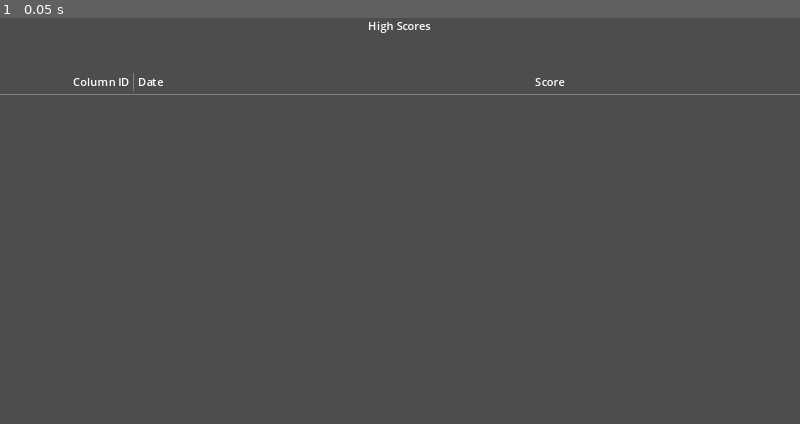
Above: before the commit, frame 1.
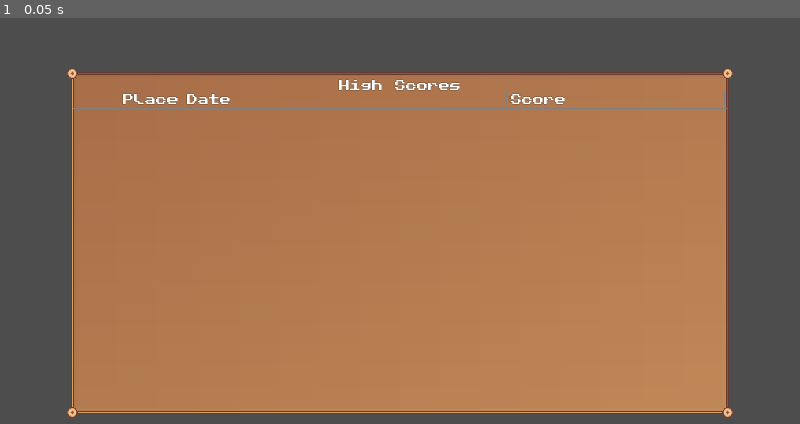
Above: after the commit, the same moment.

Repository: Seblis/They-won-t-survive
Game: Godot game, scene res://levels/scores_screen/high_score_table.tscn
Same seed, same stepped clock (60 frames per second), same inputs: the game is played once before the commit and once after it. This scene is started directly instead of the project's main scene.
Inputs:
- Up to frame 1 (0.05 s): no input

The runs differ from the first frame. In frame 1, 69% of the frame differs, in the area x 0-100%, y 0-99%.

Commit message:
High score table background and layout improved

Diff:
--- /dev/null
+++ b/assets/fonts/styles/high_score_table.tres
@@ -0,0 +1,8 @@
+[gd_resource type="LabelSettings" load_steps=2 format=3 uid="uid://bn6w3soe7wukn"]
+
+[ext_resource type="FontFile" uid="uid://dj731tie8fq6k" path="res://assets/fonts/PublicPixel-z84yD.ttf" id="1_75vvc"]
+
+[resource]
+font = ExtResource("1_75vvc")
+outline_size = 1
+outline_color = Color(0, 0, 0, 1)
--- a/levels/scores_screen/high_score_table.gd
+++ b/levels/scores_screen/high_score_table.gd
@@ -3,7 +3,7 @@
 
 const TABLE_ROW: PackedScene = preload("res://levels/scores_screen/table_row.tscn")
 
-@onready var table_rows = $TableMargins/TableRowMargins/TableRows
+@onready var table_rows = $TableMargins/VBoxContainer/TableRowMargins/TableRows
 var entry_list: HighScoreList
 
 # Called when the node enters the scene tree for the first time.
--- a/levels/scores_screen/high_score_table.tscn
+++ b/levels/scores_screen/high_score_table.tscn
@@ -1,8 +1,9 @@
-[gd_scene load_steps=4 format=3 uid="uid://dee25xaf0o4om"]
+[gd_scene load_steps=5 format=3 uid="uid://dee25xaf0o4om"]
 
 [ext_resource type="Script" path="res://levels/scores_screen/high_score_table.gd" id="1_426rr"]
 [ext_resource type="PackedScene" uid="uid://dp3pwifub2y1u" path="res://levels/scores_screen/table_frame.tscn" id="2_uxowo"]
 [ext_resource type="PackedScene" uid="uid://1qnfcy56dtqc" path="res://levels/scores_screen/table_row.tscn" id="3_atum8"]
+[ext_resource type="LabelSettings" uid="uid://bn6w3soe7wukn" path="res://assets/fonts/styles/high_score_table.tres" id="3_ihb24"]
 
 [node name="HighScoreTable" type="Control"]
 layout_mode = 3
@@ -20,28 +21,41 @@
 anchor_bottom = 1.0
 grow_horizontal = 2
 grow_vertical = 2
+theme_override_constants/margin_left = 96
+theme_override_constants/margin_top = 72
+theme_override_constants/margin_right = 96
+theme_override_constants/margin_bottom = 72
 
 [node name="TableFrame" parent="TableMargins" instance=ExtResource("2_uxowo")]
 layout_mode = 2
 
-[node name="TableTitle" type="Label" parent="TableMargins"]
+[node name="VBoxContainer" type="VBoxContainer" parent="TableMargins"]
+layout_mode = 2
+
+[node name="TitleMargin" type="MarginContainer" parent="TableMargins/VBoxContainer"]
+layout_mode = 2
+theme_override_constants/margin_top = 16
+
+[node name="TableTitle" type="Label" parent="TableMargins/VBoxContainer/TitleMargin"]
 layout_mode = 2
 size_flags_vertical = 0
 text = "High Scores"
+label_settings = ExtResource("3_ihb24")
 horizontal_alignment = 1
 
-[node name="TableRowMargins" type="MarginContainer" parent="TableMargins"]
+[node name="TableRowMargins" type="MarginContainer" parent="TableMargins/VBoxContainer"]
 layout_mode = 2
-theme_override_constants/margin_top = 80
+theme_override_constants/margin_left = 10
+theme_override_constants/margin_right = 10
 
-[node name="TableRows" type="VBoxContainer" parent="TableMargins/TableRowMargins"]
+[node name="TableRows" type="VBoxContainer" parent="TableMargins/VBoxContainer/TableRowMargins"]
 layout_mode = 2
 
-[node name="Header" parent="TableMargins/TableRowMargins/TableRows" instance=ExtResource("3_atum8")]
+[node name="Header" parent="TableMargins/VBoxContainer/TableRowMargins/TableRows" instance=ExtResource("3_atum8")]
 layout_mode = 2
-default_column_id = "Column ID"
+default_column_id = "Place"
 default_datetime = "Date"
 default_score = "Score"
 
-[node name="Separator" type="HSeparator" parent="TableMargins/TableRowMargins/TableRows"]
+[node name="Separator" type="HSeparator" parent="TableMargins/VBoxContainer/TableRowMargins/TableRows"]
 layout_mode = 2
--- a/levels/scores_screen/table_frame.tscn
+++ b/levels/scores_screen/table_frame.tscn
@@ -1,4 +1,6 @@
-[gd_scene format=3 uid="uid://dp3pwifub2y1u"]
+[gd_scene load_steps=2 format=3 uid="uid://dp3pwifub2y1u"]
+
+[ext_resource type="Texture2D" uid="uid://4ktabiw7tgt3" path="res://assets/sprites/table_border.png" id="1_7lg0h"]
 
 [node name="TableFrame" type="Control"]
 layout_mode = 3
@@ -15,13 +17,15 @@
 anchor_bottom = 1.0
 grow_horizontal = 2
 grow_vertical = 2
-theme_override_constants/margin_left = 96
-theme_override_constants/margin_top = 72
-theme_override_constants/margin_right = 96
-theme_override_constants/margin_bottom = 72
 
-[node name="TableBackground" type="TextureRect" parent="TableBackgroundMargins"]
+[node name="TableBackground" type="NinePatchRect" parent="TableBackgroundMargins"]
 layout_mode = 2
+texture = ExtResource("1_7lg0h")
+region_rect = Rect2(0, 0, 48, 48)
+patch_margin_left = 16
+patch_margin_top = 16
+patch_margin_right = 16
+patch_margin_bottom = 16
 
 [node name="TableTitle" type="TextureRect" parent="."]
 layout_mode = 1
--- a/levels/scores_screen/table_row.tscn
+++ b/levels/scores_screen/table_row.tscn
@@ -1,6 +1,7 @@
-[gd_scene load_steps=2 format=3 uid="uid://1qnfcy56dtqc"]
+[gd_scene load_steps=3 format=3 uid="uid://1qnfcy56dtqc"]
 
 [ext_resource type="Script" path="res://levels/scores_screen/table_row.gd" id="1_ep6dw"]
+[ext_resource type="LabelSettings" uid="uid://bn6w3soe7wukn" path="res://assets/fonts/styles/high_score_table.tres" id="2_2knrv"]
 
 [node name="TableRow" type="HBoxContainer"]
 script = ExtResource("1_ep6dw")
@@ -9,6 +10,7 @@
 layout_mode = 2
 size_flags_horizontal = 3
 size_flags_vertical = 1
+label_settings = ExtResource("2_2knrv")
 horizontal_alignment = 2
 
 [node name="VSeparator1" type="VSeparator" parent="."]
@@ -19,6 +21,7 @@
 size_flags_horizontal = 3
 size_flags_vertical = 1
 size_flags_stretch_ratio = 3.0
+label_settings = ExtResource("2_2knrv")
 
 [node name="VSeparator2" type="VSeparator" parent="."]
 layout_mode = 2
@@ -28,6 +31,7 @@
 size_flags_horizontal = 3
 size_flags_vertical = 1
 size_flags_stretch_ratio = 2.0
+label_settings = ExtResource("2_2knrv")
 
 [node name="VSeparator3" type="VSeparator" parent="."]
 layout_mode = 2
Binary file added: assets/sprites/table_border.png
Not shown, added: assets/sprites/table_border.png.import
